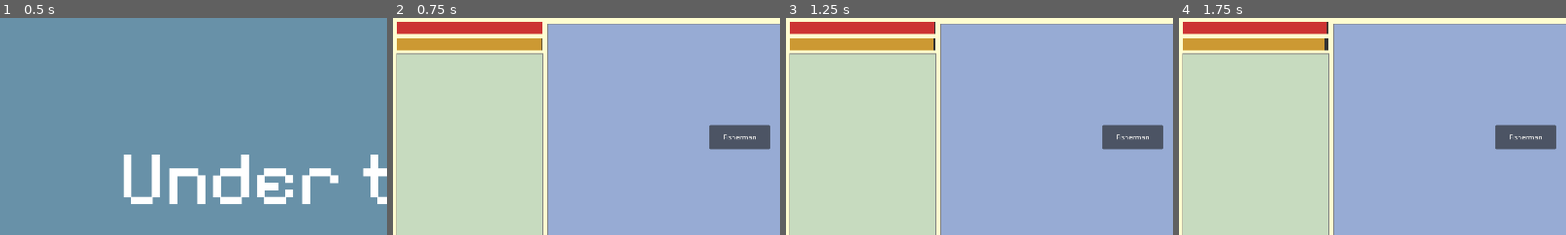
Above: before the commit, frames 1-4 (left to right).
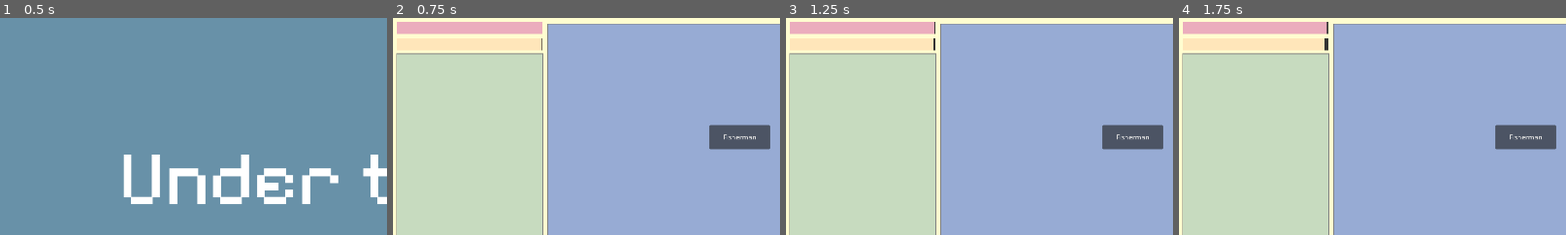
Above: after the commit, the same moments.

Repository: wondertrash/underthesea
Game: Godot game, scene res://mainmenu.tscn
Two runs of this game, one before a commit and one after it. Both use one fixed random seed, a clock stepped at 60 frames per second and the inputs below.
Inputs:
- Up to frame 1 (0.5 s): no input
- Up to frame 2 (0.75 s): click "Play" at 0.5 s
- Up to frame 3 (1.25 s): no input
- Up to frame 4 (1.75 s): click "Standard Bait (F:3)" at 1.25 s
The pictures show only the part of the screen within x 0-50%, y 0-50%; the shares and areas given below are measured in that part.

Frame 1 is identical in both runs. In frame 2, 4.4% of the frame differs, in the area x 1-39%, y 1-16%; in frame 3, 4.3%; in frame 4, 4.3%.

Commit message:
omg i changed the colors of the bars

Diff:
--- a/under-the-sea/resourcestats.gd
+++ b/under-the-sea/resourcestats.gd
@@ -18,7 +18,7 @@
 	nutrients_bar = ColorRect.new()
 	nutrients_bar.position = Vector2(10, 10)
 	nutrients_bar.size = Vector2(360, 30)
-	nutrients_bar.color = Color(0.8, 0.2, 0.2)
+	nutrients_bar.color = Color(0.92, 0.68, 0.74)
 	add_child(nutrients_bar)
 	sunlight_bg = ColorRect.new()
 	sunlight_bg.position = Vector2(10, 50)
@@ -28,7 +28,7 @@
 	sunlight_bar = ColorRect.new()
 	sunlight_bar.position = Vector2(10, 50)
 	sunlight_bar.size = Vector2(360, 30)
-	sunlight_bar.color = Color(0.8, 0.6, 0.2)
+	sunlight_bar.color = Color(1, 0.90, 0.73)
 	add_child(sunlight_bar)
 func _process(delta: float) -> void:
 	if game_over:
